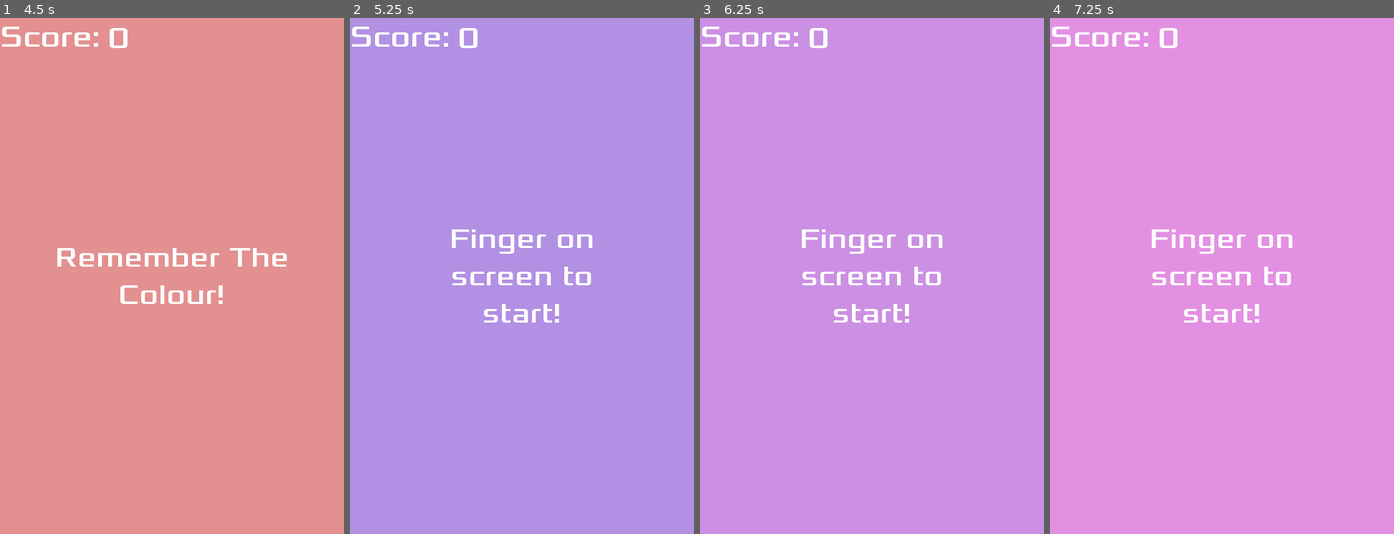
Above: before the commit, frames 1-4 (left to right).
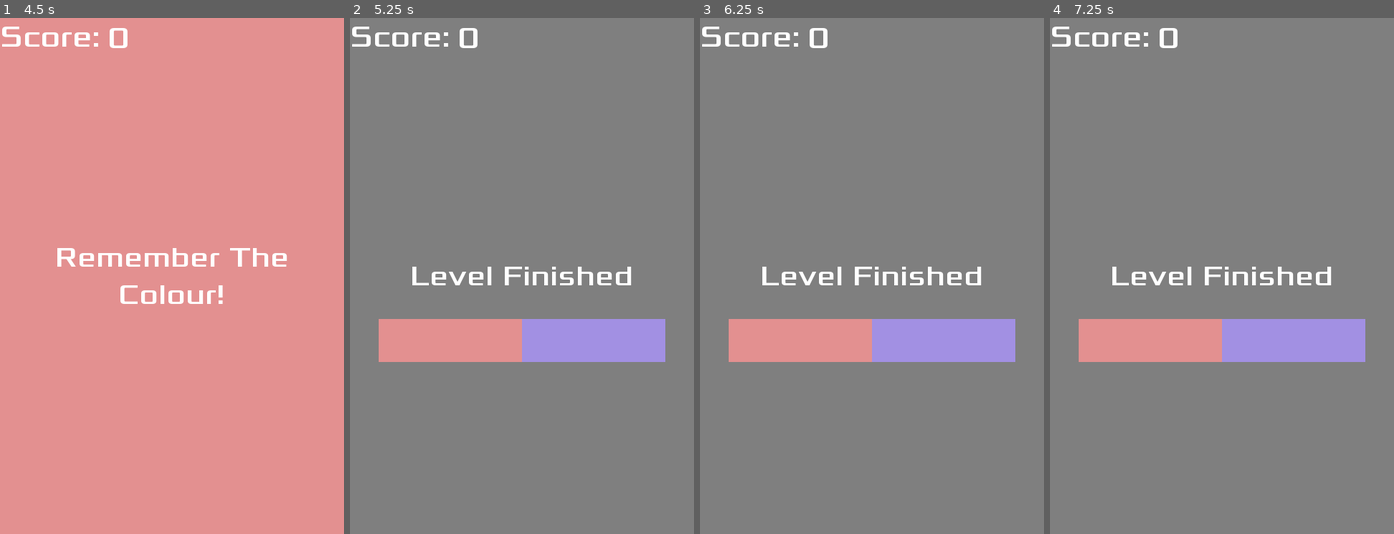
Above: after the commit, the same moments.

Repository: JBonser/colour-match
Game: Godot game, scene res://Main.tscn
Same seed, same stepped clock (60 frames per second), same inputs: the game is played once before the commit and once after it.
Inputs (mouse positions are in pixels of both pictures, inside the frame that each line leads up to):
- Up to frame 1 (4.5 s): click "Start" at 0.5 s; tap Enter at 1.25, 2.75, 4.25 s; move the mouse to (247, 250) at 1.27 s; click (247, 250) at 1.35 s; tap Space at 2, 3.5 s; move the mouse to (103, 301) at 2.02 s; click (103, 301) at 2.1 s; move the mouse to (206, 162) at 2.77 s; click (206, 162) at 2.85 s; move the mouse to (154, 379) at 3.52 s; click (154, 379) at 3.6 s; move the mouse to (275, 353) at 4.27 s; click (275, 353) at 4.35 s
- Up to frame 2 (5.25 s): tap Space at 5 s; move the mouse to (418, 198) at 5.02 s; click (418, 198) at 5.1 s
- Up to frame 3 (6.25 s): move the mouse to (889, 276) at 5.77 s; click (889, 276) at 5.85 s
- Up to frame 4 (7.25 s): move the mouse to (1170, 147) at 6.52 s; click (1170, 147) at 6.6 s

Frame 1 is identical in both runs. In frame 2, 96% of the frame differs, in the area x 0-100%, y 0-100%; in frame 3, 99%; in frame 4, 99%.

Commit message:
Added full simple level

Diff:
--- a/Level.gd
+++ b/Level.gd
@@ -2,25 +2,36 @@
 
 export (Color) var LevelColour
 var valueIncrement = true
-# class member variables go here, for example:
-# var a = 2
-# var b = "textvar"
+var colour_change = false
+var colour_change_speed = 0.05
 
 func _ready():
     $LevelBackground.color = LevelColour
+    $LevelCanvas/LevelColourRect.color = LevelColour
     set_process(false)
 
 
 func _process(delta):
-    $LevelBackground.color.h += delta * 0.05
-    if valueIncrement:
-        $LevelBackground.color.v += delta * 0.05
-    else:
-        $LevelBackground.color.v -= delta * 0.05
-    if $LevelBackground.color.h > 1.0:
-        $LevelBackground.color.h - 1.0
-    if $LevelBackground.color.v > 0.8 || $LevelBackground.color.v < 0.2:
-        valueIncrement = !valueIncrement
+    if Input.is_action_just_pressed("game_main_input"):
+        colour_change = true
+        $LevelCanvas/MessageLabel.text = ""
+    elif colour_change and Input.is_action_just_released("game_main_input"):
+        colour_change = false
+        level_evaluate()
+        set_process(false)
+
+    if colour_change:
+        $LevelBackground.color.h += delta * colour_change_speed
+        if $LevelBackground.color.h > 1.0:
+            $LevelBackground.color.h - 1.0
+
+func level_evaluate():
+    $LevelCanvas/MessageLabel.text = "Level Finished"
+    $LevelCanvas/UserChosenColourRect.color = $LevelBackground.color
+    $LevelBackground.color = Color(0.5,0.5,0.5,1.0)
+    $LevelCanvas/UserChosenColourRect.show()
+    $LevelCanvas/LevelColourRect.show()
+
 
 
 func start_level():
--- a/Level.tscn
+++ b/Level.tscn
@@ -68,7 +68,47 @@
 percent_visible = 1.0
 lines_skipped = 0
 max_lines_visible = -1
-_sections_unfolded = [ "Margin", "Visibility", "custom_fonts" ]
+_sections_unfolded = [ "Anchor", "Margin", "Visibility", "custom_fonts" ]
+
+[node name="LevelColourRect" type="ColorRect" parent="LevelCanvas" index="1"]
+
+visible = false
+anchor_left = 0.0
+anchor_top = 1.0
+anchor_right = 1.0
+anchor_bottom = 1.0
+margin_left = 40.0
+margin_top = -300.0
+margin_right = -240.0
+margin_bottom = -240.0
+rect_pivot_offset = Vector2( 0, 0 )
+rect_clip_content = false
+mouse_filter = 0
+mouse_default_cursor_shape = 0
+size_flags_horizontal = 1
+size_flags_vertical = 1
+color = Color( 1, 1, 1, 1 )
+_sections_unfolded = [ "Anchor", "Margin" ]
+
+[node name="UserChosenColourRect" type="ColorRect" parent="LevelCanvas" index="2"]
+
+visible = false
+anchor_left = 0.0
+anchor_top = 1.0
+anchor_right = 1.0
+anchor_bottom = 1.0
+margin_left = 240.0
+margin_top = -300.0
+margin_right = -40.0
+margin_bottom = -240.0
+rect_pivot_offset = Vector2( 0, 0 )
+rect_clip_content = false
+mouse_filter = 0
+mouse_default_cursor_shape = 0
+size_flags_horizontal = 1
+size_flags_vertical = 1
+color = Color( 1, 1, 1, 1 )
+_sections_unfolded = [ "Anchor", "Margin" ]
 
 [node name="ColourShowTimer" type="Timer" parent="." index="2"]
 
--- a/Main.tscn
+++ b/Main.tscn
@@ -4,7 +4,7 @@
 [ext_resource path="res://Level.tscn" type="PackedScene" id=2]
 [ext_resource path="res://HUD.tscn" type="PackedScene" id=3]
 
-[node name="Main" type="Node" index="0"]
+[node name="Main" type="Node"]
 
 script = ExtResource( 1 )
 
--- a/project.godot
+++ b/project.godot
@@ -22,6 +22,11 @@
 window/stretch/mode="2d"
 window/stretch/aspect="expand"
 
+[input]
+
+game_main_input=[ Object(InputEventMouseButton,"resource_local_to_scene":false,"resource_name":"","device":0,"alt":false,"shift":false,"control":false,"meta":false,"command":false,"button_mask":0,"position":Vector2( 0, 0 ),"global_position":Vector2( 0, 0 ),"factor":1.0,"button_index":1,"pressed":false,"doubleclick":false,"script":null)
+ ]
+
 [rendering]
 
 environment/default_environment="res://default_env.tres"
